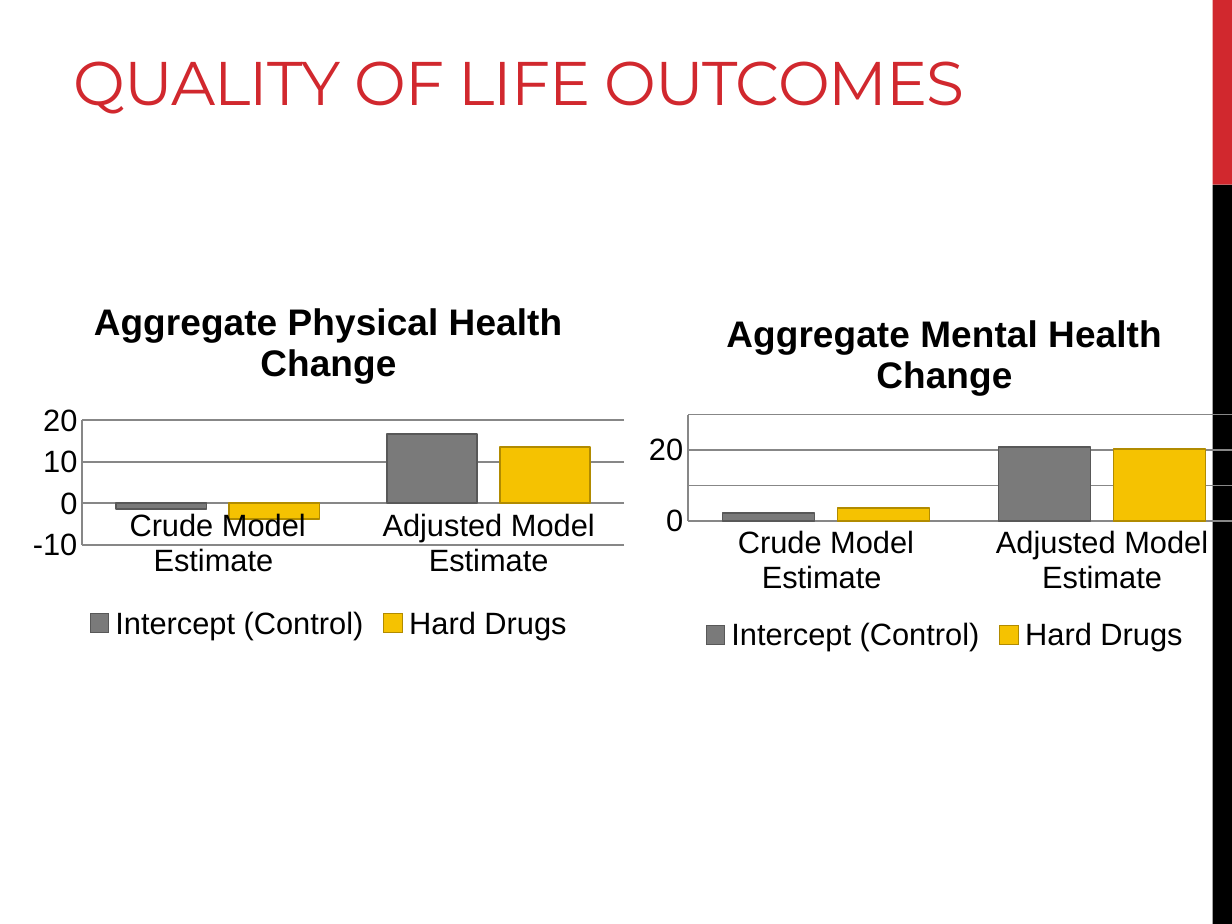
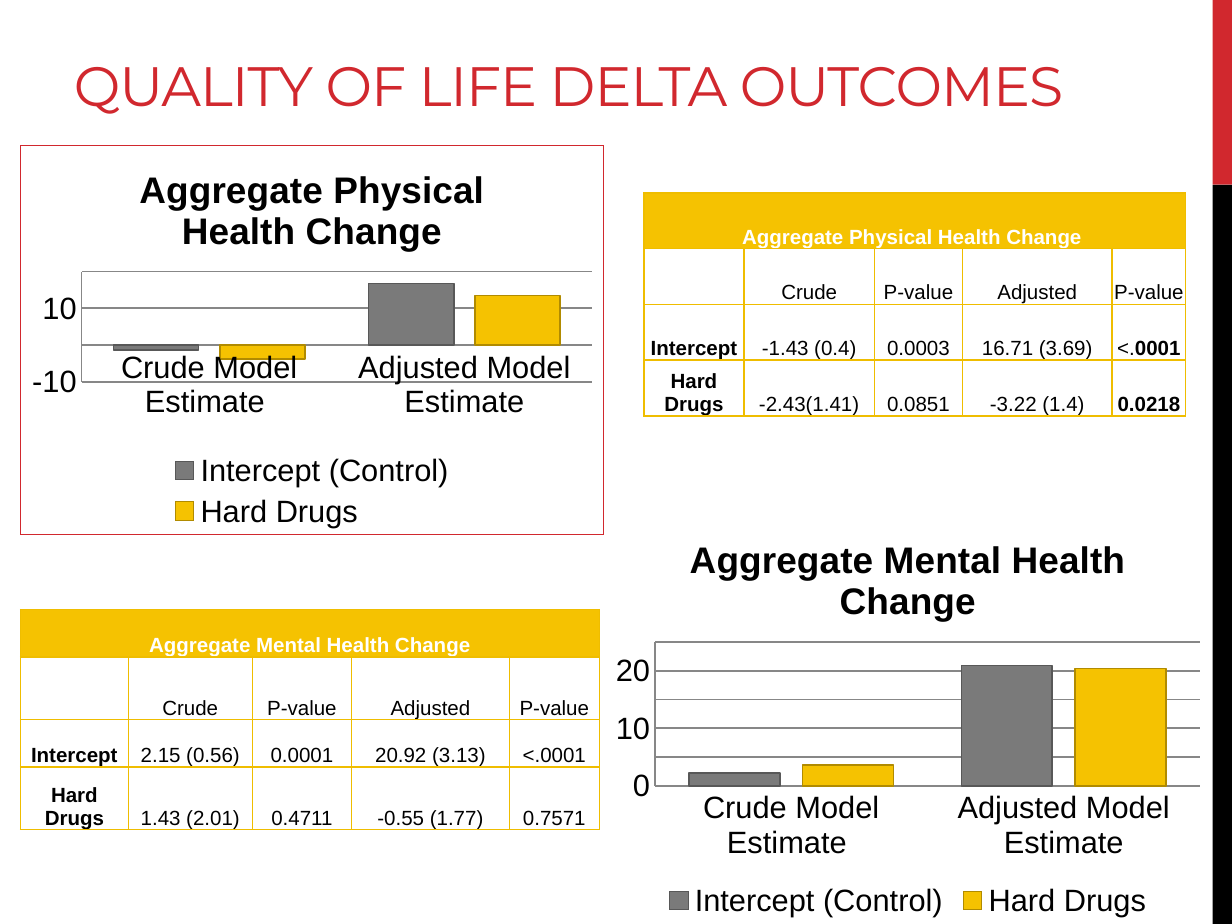
Before and after one commit to Delgoulding/Biostat-Projects, a slide deck: slide 6 of Project1/Reports/Project 1 presentation.pptx (slide 5 before the commit). Drawn at 1232x924 pixels with LibreOffice and Linux fonts; fonts in the diff are those of the drawing. Boxes give left, top, right and bottom in pixels: in the first picture for what was removed or moved away, otherwise in the second. Text is boxed around its words. In the diff, an @@ line names an element or a change of style, - is before the commit and + after.

```diff
--- a/Project1/Reports/Project 1 presentation.pptx
+++ b/Project1/Reports/Project 1 presentation.pptx
@@ title at (74,67,1063,114): text changed; size 36 to 32.4 pt @@
-QUALITY OF LIFE OUTCOMES
+QUALITY OF LIFE DELTA OUTCOMES
@@ column chart at (21,145,604,535) @@
@@ border changed @@
@@ column chart: place and size @@
-column chart at (21,277,637,647)
+column chart at (21,145,604,535)
@@ table added at (644,193,1186,420), 4 rows, 5 columns @@
+Aggregate Physical Health Change |  |  |  | 
+ | Crude | P-value | Adjusted | P-value
+Intercept | -1.43 (0.4) | 0.0003 | 16.71 (3.69) | <.0001
+Hard Drugs | -2.43(1.41) | 0.0851 | -3.22 (1.4) | 0.0218
@@ column chart: place and size @@
-column chart at (637,288,1232,658)
+column chart at (604,515,1212,924)
@@ table added at (21,610,601,834), 4 rows, 5 columns @@
+Aggregate Mental Health Change |  |  |  | 
+ | Crude | P-value | Adjusted | P-value
+Intercept | 2.15 (0.56) | 0.0001 | 20.92 (3.13) | <.0001
+Hard Drugs | 1.43 (2.01) | 0.4711 | -0.55 (1.77) | 0.7571
```
Also in this commit, not shown: 4 other slides changed, 1 slide added, 3 other files.
